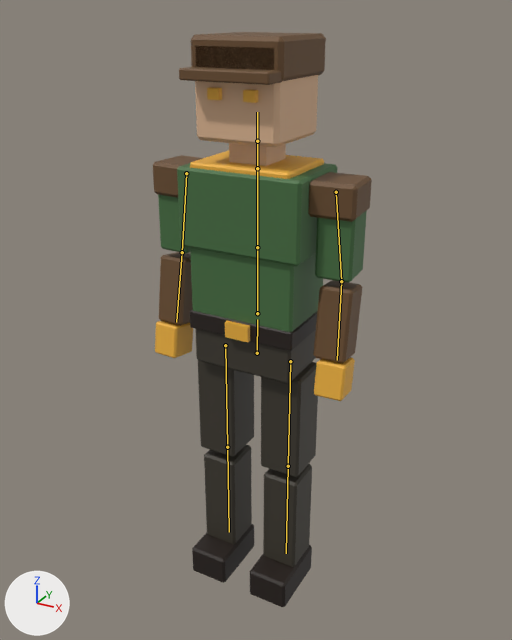
One commit to the glTF model assets/models/player/ranger.glb: the scene before it, then after it.
The view is the same before and after, from a 50 mm lens placed at (0.996, -1.822, 1.909), pointed at (-0.036, 0.055, 0.97). Arrows for +X, +Y and +Z are at lower left; the lights stay in place. The picture after the commit comes second. Both versions are drawn at frame 1 of the action 'stop'; the numbers are the values there. The bones that change, and the others that lie on the model, are drawn over the model as lines.

In view in the first picture: 'ranger'.
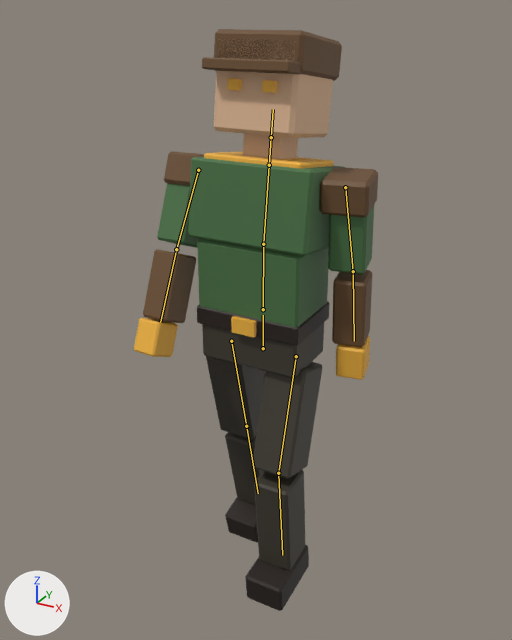
What differs and where, as boxes [x1, y1, x2, y2] in the pictures (512 x 640 px):
```json
{"object": "ranger", "change": "posed", "before": [153, 32, 372, 607], "after": [134, 29, 378, 611], "on screen": "11% wider"}
{"bone": "Pelvis", "before": "(257, 353) to (257, 319)", "after": "(263, 348) to (263, 315)"}
{"bone": "Chest", "before": "(257, 247) to (257, 168)", "after": "(263, 244) to (269, 165)"}
{"bone": "UpperArm.L", "before": "(336, 192) to (341, 281)", "after": "(345, 187) to (353, 271)"}
{"bone": "Forearm.L", "before": "(341, 281) to (337, 360)", "after": "(353, 271) to (354, 341)"}
{"bone": "UpperArm.R", "before": "(186, 173) to (182, 252)", "after": "(198, 170) to (176, 249)"}
{"bone": "Forearm.R", "before": "(182, 252) to (176, 322)", "after": "(176, 249) to (160, 322)"}
{"bone": "Thigh.L", "before": "(290, 361) to (288, 466)", "after": "(296, 356) to (278, 473)"}
{"bone": "Shin.L", "before": "(288, 466) to (286, 553)", "after": "(278, 473) to (282, 555)"}
{"bone": "Thigh.R", "before": "(225, 345) to (227, 447)", "after": "(231, 341) to (246, 426)"}
```

The change, as JSON lines over the scene's bpy script:
```json
{"block": "bone_pelvis", "where": "bone_pelvis = bpy.data.objects['ranger_Rig'].pose.bones['Pelvis']"}
{"op": "set", "path": "bone_pelvis.location", "old": "(0.0, 0.0, 0.0)", "new": "(0.0, 0.0, -0.04)"}
{"block": "bone_chest", "where": "bone_chest = bpy.data.objects['ranger_Rig'].pose.bones['Chest']  # child of 'Spine'"}
{"op": "set", "path": "bone_chest.rotation_quaternion", "old": "(1.0, 0.0, 0.0, 0.0)", "new": "(0.998, -0.07, 0.0, 0.0)", "note": "degrees (0, 0, 0) -> degrees (-8, 0, 0)"}
{"block": "bone_upperarm_l", "where": "bone_upperarm_l = bpy.data.objects['ranger_Rig'].pose.bones['UpperArm.L']  # child of 'Chest'"}
{"op": "set", "path": "bone_upperarm_l.rotation_quaternion", "old": "(0.999, 0.0, -0.035, 0.0)", "new": "(0.99, 0.122, -0.069, 0.009)", "note": "degrees (0, -4, 0) -> degrees (14, -8, 0)"}
{"block": "bone_forearm_l", "where": "bone_forearm_l = bpy.data.objects['ranger_Rig'].pose.bones['Forearm.L']  # child of 'UpperArm.L'"}
{"op": "set", "path": "bone_forearm_l.rotation_quaternion", "old": "(0.998, -0.07, 0.0, 0.0)", "new": "(1.0, 0.0, 0.0, 0.0)", "note": "degrees (-8, 0, 0) -> degrees (0, 0, 0)"}
{"block": "bone_upperarm_r", "where": "bone_upperarm_r = bpy.data.objects['ranger_Rig'].pose.bones['UpperArm.R']  # child of 'Chest'"}
{"op": "set", "path": "bone_upperarm_r.rotation_quaternion", "old": "(0.999, 0.0, 0.035, 0.0)", "new": "(-0.99, 0.122, -0.069, -0.009)", "note": "degrees (0, 4, 0) -> degrees (-14, 8, 0)"}
{"block": "bone_forearm_r", "where": "bone_forearm_r = bpy.data.objects['ranger_Rig'].pose.bones['Forearm.R']  # child of 'UpperArm.R'"}
{"op": "set", "path": "bone_forearm_r.rotation_quaternion", "old": "(0.998, -0.07, 0.0, 0.0)", "new": "(1.0, 0.0, 0.0, 0.0)", "note": "degrees (-8, 0, 0) -> degrees (0, 0, 0)"}
{"block": "bone_thigh_l", "where": "bone_thigh_l = bpy.data.objects['ranger_Rig'].pose.bones['Thigh.L']  # child of 'Pelvis'"}
{"op": "set", "path": "bone_thigh_l.rotation_quaternion", "old": "(1.0, 0.0, 0.0, 0.0)", "new": "(0.99, -0.139, 0.0, 0.0)", "note": "degrees (0, 0, 0) -> degrees (-16, 0, 0)"}
{"block": "bone_shin_l", "where": "bone_shin_l = bpy.data.objects['ranger_Rig'].pose.bones['Shin.L']  # child of 'Thigh.L'"}
{"op": "set", "path": "bone_shin_l.rotation_quaternion", "old": "(1.0, 0.0, 0.0, 0.0)", "new": "(0.982, 0.191, 0.0, 0.0)", "note": "degrees (0, 0, 0) -> degrees (22, 0, 0)"}
{"block": "bone_thigh_r", "where": "bone_thigh_r = bpy.data.objects['ranger_Rig'].pose.bones['Thigh.R']  # child of 'Pelvis'"}
{"op": "set", "path": "bone_thigh_r.rotation_quaternion", "old": "(1.0, 0.0, 0.0, 0.0)", "new": "(-0.993, -0.122, 0.0, 0.0)", "note": "degrees (0, 0, 0) -> degrees (14, 0, 0)"}
```
